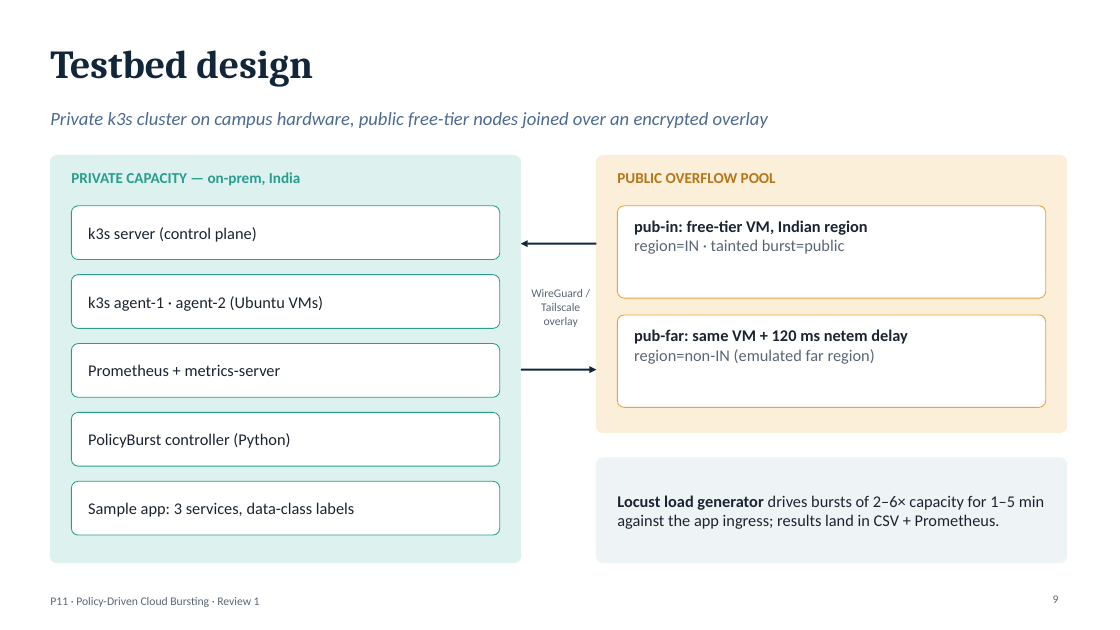
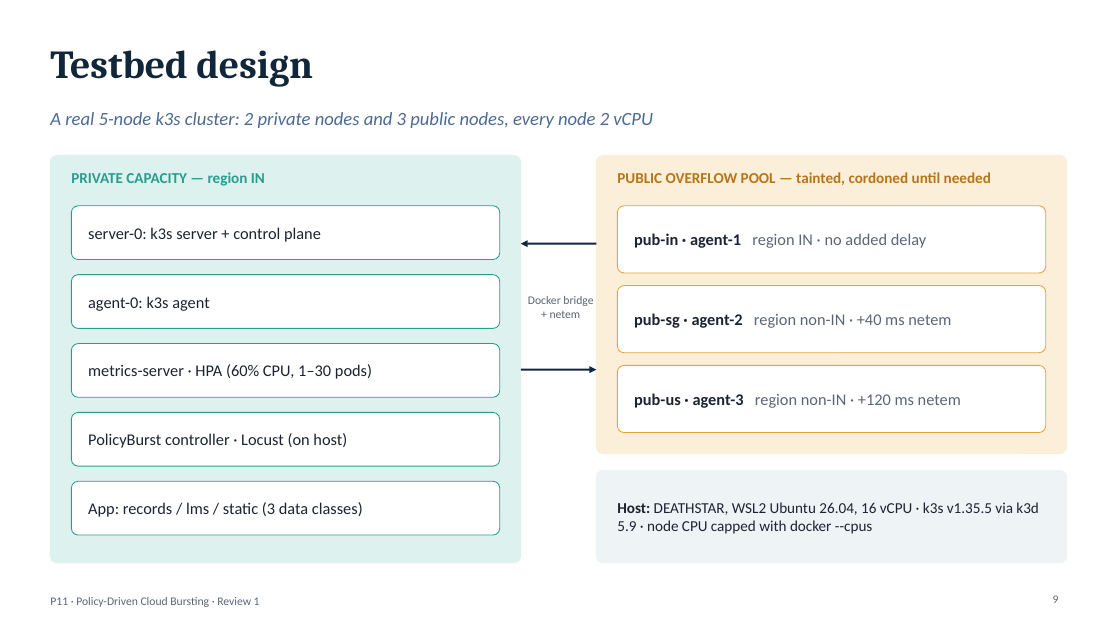
Before and after one commit to AviatorRoyal/cloud-burst, a slide deck: slide 9 of P11_Review1_Problem_Formulation_and_Baseline.pptx. Drawn at 1120x630 pixels with LibreOffice and Linux fonts; fonts in the diff are those of the drawing. Boxes give left, top, right and bottom in pixels: in the first picture for what was removed or moved away, otherwise in the second. Text is boxed around its words. In the diff, an @@ line names an element or a change of style, - is before the commit and + after.

Commit message:
Final decks for all three reviews and the research paper
- Review 1 and 2 rebuilt from measured testbed and simulation data
  (no placeholders); previous-review wording removed from Review 2
- Review 3 (final) deck
- Research paper (21 pages, .docx and .pdf) generated from the results

```diff
--- a/P11_Review1_Problem_Formulation_and_Baseline.pptx
+++ b/P11_Review1_Problem_Formulation_and_Baseline.pptx
@@ text at (x1=50, y1=112, x2=653, y2=128): text changed @@
-Private k3s cluster on campus hardware, public free-tier nodes joined over an encrypted overlay
+A real 5-node k3s cluster: 2 private nodes and 3 public nodes, every node 2 vCPU
@@ text at (x1=71, y1=172, x2=265, y2=186): text changed @@
-PRIVATE CAPACITY — on-prem, India
+PRIVATE CAPACITY — region IN
@@ rounded rectangle resized from (x1=597, y1=155, x2=1067, y2=433) to (x1=597, y1=155, x2=1067, y2=454) @@
@@ text at (x1=617, y1=172, x2=991, y2=185): text changed @@
-PUBLIC OVERFLOW POOL
+PUBLIC OVERFLOW POOL — tainted, cordoned until needed
@@ rounded rectangle resized from (x1=618, y1=206, x2=1046, y2=298) to (x1=618, y1=206, x2=1046, y2=273) @@
@@ text "pub-in · agent-1 region IN ..." at (x1=634, y1=233, x2=926, y2=248): vertical alignment top to middle @@
@@ text at (x1=88, y1=227, x2=321, y2=242): text changed @@
-k3s server (control plane)
+server-0: k3s server + control plane
@@ text at (x1=634, y1=233, x2=926, y2=248): text changed; text colour #1B2430 to #5B6675; bold off @@
-pub-in: free-tier VM, Indian region
-region=IN · tainted burst=public
+pub-in · agent-1 region IN · no added delay
@@ text at (x1=88, y1=296, x2=209, y2=311): text changed @@
-k3s agent-1 · agent-2 (Ubuntu VMs)
+agent-0: k3s agent
@@ text at (x1=528, y1=296, x2=593, y2=318): text changed @@
-WireGuard / Tailscale overlay
+Docker bridge + netem
@@ rounded rectangle resized from (x1=618, y1=315, x2=1046, y2=408) to (x1=618, y1=286, x2=1046, y2=353) @@
@@ text "pub-sg · agent-2 region non-IN ..." at (x1=634, y1=313, x2=951, y2=328): vertical alignment top to middle @@
@@ text at (x1=634, y1=313, x2=951, y2=328): text changed @@
-pub-far: same VM + 120 ms netem delay
-region=non-IN (emulated far region)
+pub-sg · agent-2 region non-IN · +40 ms netem
@@ text at (x1=88, y1=364, x2=372, y2=379): text changed @@
-Prometheus + metrics-server
+metrics-server · HPA (60% CPU, 1–30 pods)
@@ rounded rectangle added at (x1=618, y1=365, x2=1046, y2=433), fill #FFFFFF, outline #E9A23B 0.75 pt @@
@@ text added at (x1=634, y1=393, x2=961, y2=408), 14 pt, text #5B6675 @@
+pub-us · agent-3 region non-IN · +120 ms netem
@@ text at (x1=88, y1=433, x2=347, y2=448): text changed @@
-PolicyBurst controller (Python)
+PolicyBurst controller · Locust (on host)
@@ proportions changed in 4 elements at (x1=597, y1=155, x2=1067, y2=454), (x1=618, y1=206, x2=1046, y2=273), (x1=618, y1=286, x2=1046, y2=353), (x1=597, y1=471, x2=1067, y2=563) @@
@@ rounded rectangle resized from (x1=597, y1=458, x2=1067, y2=563) to (x1=597, y1=471, x2=1067, y2=563) @@
@@ text at (x1=88, y1=502, x2=363, y2=517): text changed @@
-Sample app: 3 services, data-class labels
+App: records / lms / static (3 data classes)
@@ text removed at (x1=617, y1=495, x2=1044, y2=529) @@
-Locust load generator drives bursts of 2–6× capacity for 1–5 min against the app ingress; results land in CSV + Prometheus.
@@ text added at (x1=617, y1=502, x2=1039, y2=534), 13 pt, text #1B2430 @@
+Host: DEATHSTAR, WSL2 Ubuntu 26.04, 16 vCPU · k3s v1.35.5 via k3d 5.9 · node CPU capped with docker --cpus
```
Also in this commit, not shown: 3 other slides changed, 1 slide added, 1 slide removed, 5 other files.
